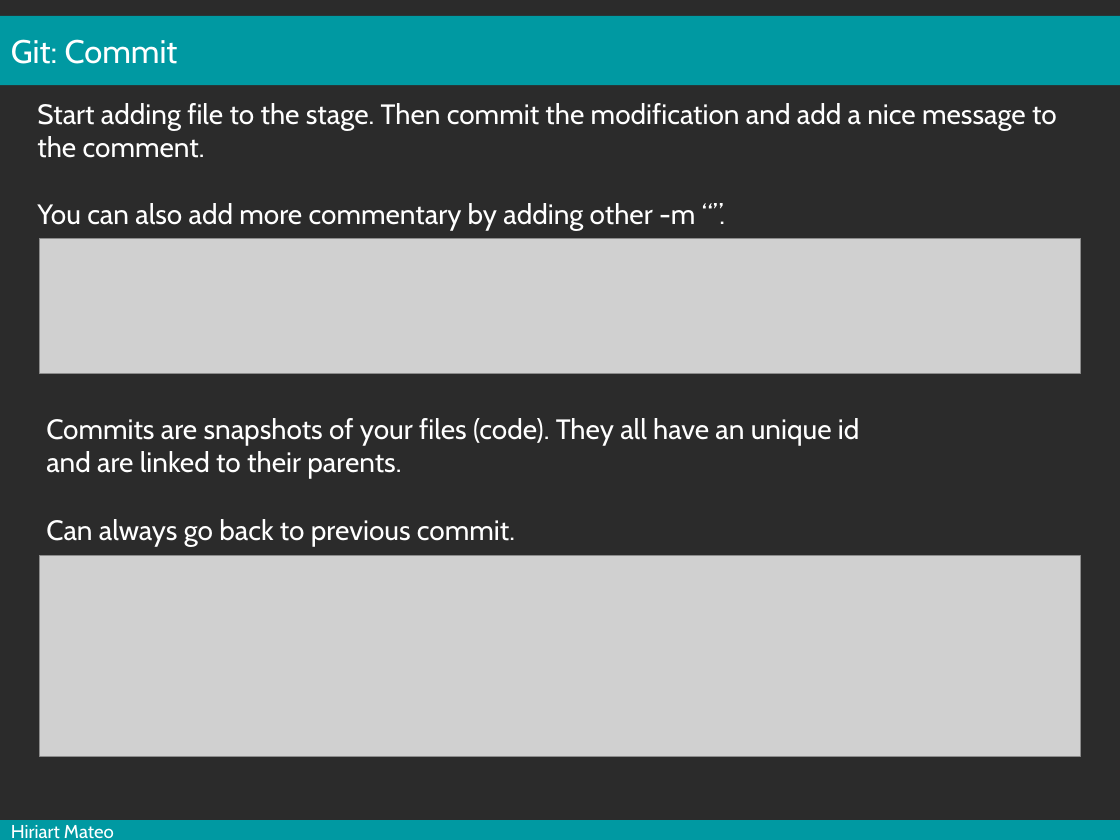
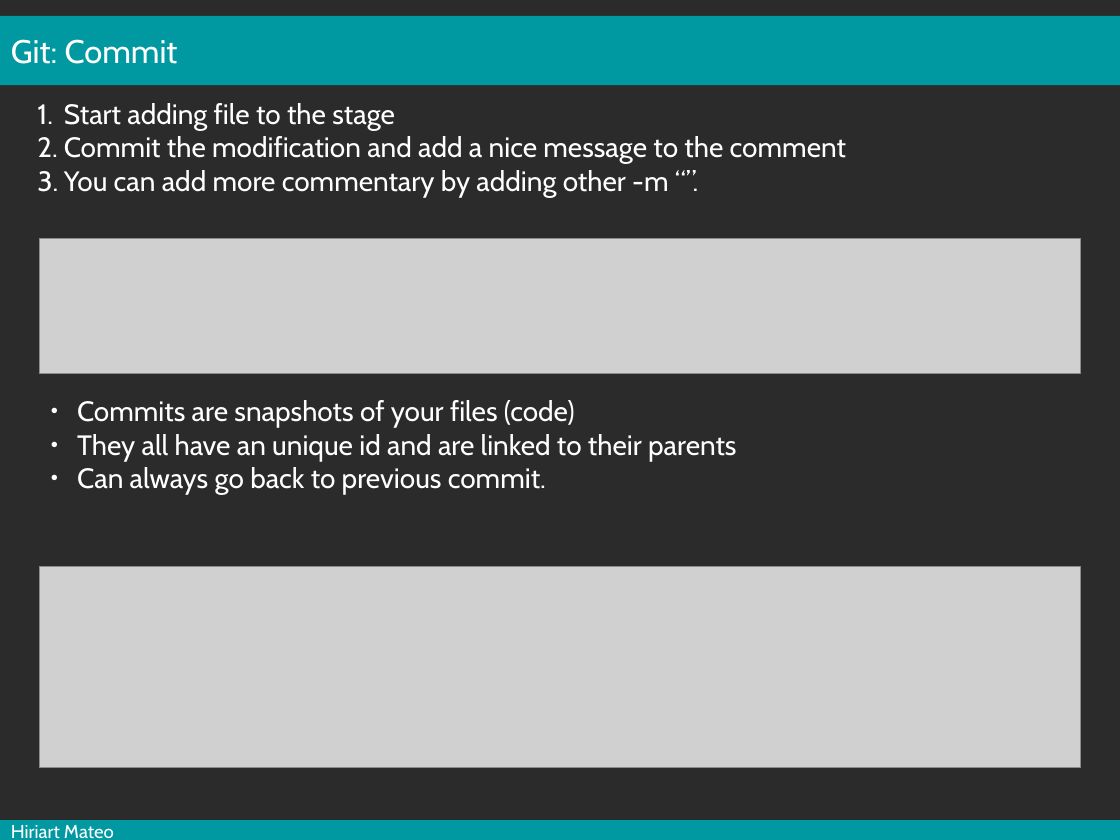
Before and after one commit to mesocentre-clermont-auvergne/formation_fair, a slide deck: slide 12 of fair_versionnage/versionnage_cours/cours.odp (slide 13 before the commit). Drawn at 1120x840 pixels with LibreOffice and Linux fonts; fonts in the diff are those of the drawing; grey boxes stand for pictures; background and template pictures are left out; a plain dark background stands for a picture behind light text. Boxes give left, top, right and bottom in pixels: in the first picture for what was removed or moved away, otherwise in the second. Text is boxed around its words. In the diff, an @@ line names an element or a change of style, - is before the commit and + after.

```diff
--- a/fair_versionnage/versionnage_cours/cours.odp
+++ b/fair_versionnage/versionnage_cours/cours.odp
@@ text at (64,103,846,197): text changed @@
-Start adding file to the stage. Then commit the modification and add a nice message to the comment.
-You can also add more commentary by adding other -m “”.
+1. Start adding file to the stage
+2. Commit the modification and add a nice message to the comment
+3. You can add more commentary by adding other -m “”.
@@ text "Commits are snapshots of your ...": place and size @@
-text "Commits are snapshots of your ..." at (46,418,859,546)
+text "Commits are snapshots of your ..." at (77,400,736,495)
@@ text at (77,400,736,461): text changed @@
-Commits are snapshots of your files (code). They all have an unique id
-and are linked to their parents.
+● Commits are snapshots of your files (code)
+● They all have an unique id and are linked to their parents
@@ text at (77,467,546,495): bullet none to ● @@
@@ picture: place and size @@
-picture at (39,556,1080,756)
+picture at (39,567,1080,767)
@@ page number at (1049,749,1120,794): text changed @@
-13
+12
```
Also in this commit, not shown: 3 other slides changed, 1 slide removed, 1 other file.
